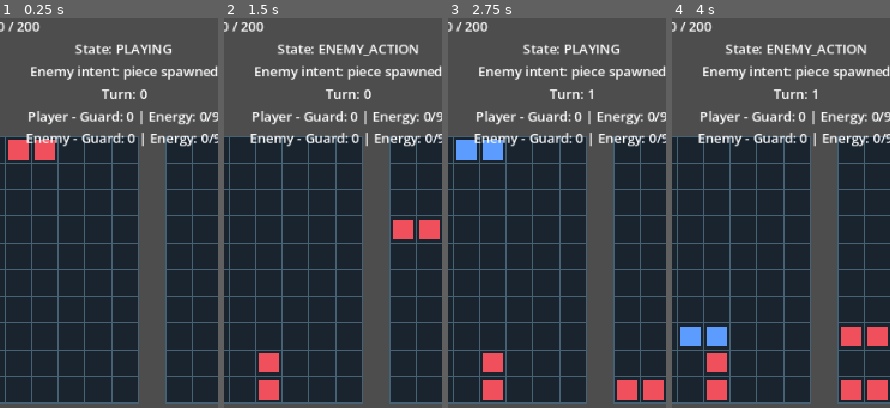
Above: before the commit, frames 1-4 (left to right).
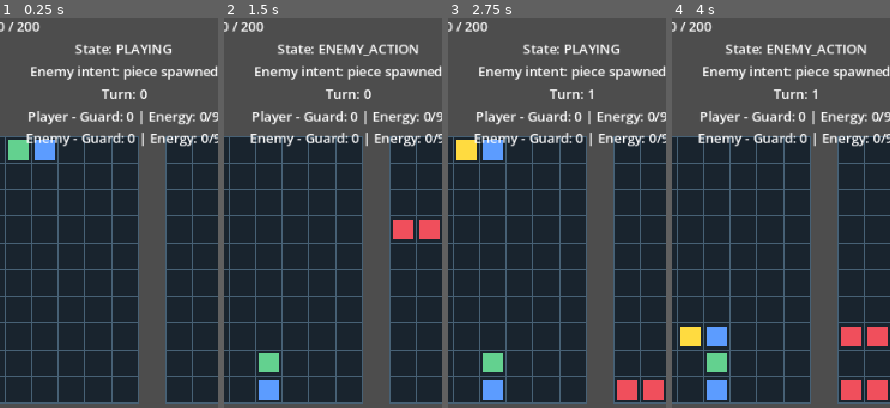
Above: after the commit, the same moments.

Repository: emarose/puzzle-fighter
Game: Godot game, scene res://scenes/main/Main.tscn
Same seed, same stepped clock (60 frames per second), same inputs: the game is played once before the commit and once after it.
Inputs:
- Up to frame 1 (0.25 s): no input
- Up to frame 2 (1.5 s): tap Enter at 0.5 s; hold Right 0.53-1.28 s; tap X at 0.6 s; tap Space at 0.77 s; hold Down from 1.28 s (still down); tap 1 at 1.35 s
- Up to frame 3 (2.75 s): tap Space at 1.52 s; release Down at 2.03 s; hold Right from 2.03 s (still down); tap 2 at 2.1 s
- Up to frame 4 (4 s): tap Space at 2.75, 3.02, 3.77 s; release Right at 2.78 s; hold Up 2.78-3.53 s; tap 3 at 2.85 s; hold Left from 3.53 s (still down); tap P at 3.6 s
The pictures show only the part of the screen within x 22-71%, y 0-50%; the shares and areas given below are measured in that part.

The runs differ from the first frame. In frame 1, 1.0% of the frame differs, in the area x 3-26%, y 31-37%; in frame 2, 0.9%; in frame 3, 1.4%, in the area x 3-26%, y 31-98%; in frame 4, 1.4%.

Commit message:
feat: random color blocks

Diff:
--- a/scripts/battle/BattleController.gd
+++ b/scripts/battle/BattleController.gd
@@ -12,7 +12,6 @@
 var active_piece: Piece
 var event_bus: EventBus
 var fall_timer: float = 0.0
-var next_color_index: int = 0
 var combat_manager: CombatManager = CombatManager.new()
 var skill_manager: SkillManager = SkillManager.new()
 
@@ -101,14 +100,6 @@
 	if enemy_board_manager != null:
 		enemy_board_manager.reset_board(Vector2i(6, 10))
 	_refresh_board_views()
-
-func _next_spawn_color() -> String:
-	var available_colors: Array[String] = battle_manager.player_character.available_colors
-	if available_colors.is_empty():
-		available_colors = ["red", "blue", "green", "yellow"]
-	var color_name: String = available_colors[next_color_index % available_colors.size()]
-	next_color_index += 1
-	return color_name
 
 func _refresh_board_views() -> void:
 	var player_board_view: Node2D = get_node_or_null("PlayerBoardContainer/BoardView")
@@ -244,13 +235,17 @@
 		if battle_manager.current_state == BattleManager.BattleState.VICTORY:
 			return
 
-func _spawn_piece(color_id: String = "") -> bool:
-	if board_manager == null:
-		return false
-
-	var resolved_color: String = color_id if not color_id.is_empty() else _next_spawn_color()
+func _spawn_piece() -> bool:
+	if board_manager == null or battle_manager == null:
+		return false
+
 	var spawn_position := Vector2i(1, 0)
-	active_piece = piece_spawner.create_piece(resolved_color, spawn_position, [Vector2i(0, 0), Vector2i(1, 0)])
+	active_piece = piece_spawner.create_random_piece(
+		battle_manager.player_character.available_colors,
+		spawn_position
+	)
+	if active_piece == null:
+		return false
 
 	if not board_manager.can_place_block_positions(active_piece.get_block_positions(), Vector2i.ZERO):
 		if battle_manager != null:
@@ -261,7 +256,7 @@
 	if event_bus != null:
 		event_bus.emit("piece_spawned", {
 			"piece_id": active_piece.id,
-			"color": active_piece.color_id,
+			"colors": active_piece.get_color_ids(),
 			"position": active_piece.logical_position,
 		})
 	if player_piece_view != null and player_piece_view.has_method("show_piece"):
@@ -343,10 +338,9 @@
 	if active_piece == null:
 		return false
 
-	var locked_positions: Array = board_manager.lock_piece(
-		active_piece.get_block_positions(),
-		Vector2i.ZERO,
-		active_piece.color_id,
+	var locked_positions: Array = board_manager.lock_piece_blocks(
+		active_piece.blocks,
+		active_piece.logical_position,
 		active_piece.id
 	)
 
@@ -357,7 +351,7 @@
 	if event_bus != null:
 		event_bus.emit("piece_locked", {
 			"piece_id": active_piece.id,
-			"color": active_piece.color_id,
+			"colors": active_piece.get_color_ids(),
 			"position": active_piece.logical_position,
 		})
 	if player_piece_view != null and player_piece_view.has_method("clear_piece"):
--- a/scripts/core/BoardManager.gd
+++ b/scripts/core/BoardManager.gd
@@ -109,6 +109,26 @@
 		locked_positions.append(world_position)
 
 	return locked_positions
+
+func lock_piece_blocks(blocks: Array, origin: Vector2i, piece_id: String = "") -> Array:
+	if blocks.size() != 2:
+		return []
+	var positions: Array = []
+	var colors: Array[String] = []
+	for block in blocks:
+		if typeof(block) != TYPE_DICTIONARY:
+			return []
+		var local_position: Variant = block.get("local_position", Vector2i.ZERO)
+		var color_id: String = str(block.get("color_id", ""))
+		if typeof(local_position) != TYPE_VECTOR2I or color_id.is_empty():
+			return []
+		positions.append(origin + local_position)
+		colors.append(color_id)
+	if not can_place_block_positions(positions):
+		return []
+	for index in range(positions.size()):
+		set_cell(positions[index], colors[index], piece_id)
+	return positions
 
 func apply_gravity() -> void:
 	for x in range(columns):
--- a/scripts/enemies/EnemyController.gd
+++ b/scripts/enemies/EnemyController.gd
@@ -111,8 +111,8 @@
 	for action in actions:
 		match str(action.get("name", "")):
 			"spawn":
-				success = _spawn_enemy_piece(str(planned_drop["color"]), int(action["start_column"]))
-				current_attack_preview = "dropping %s" % str(planned_drop["color"]).capitalize()
+				success = _spawn_enemy_piece(planned_drop["color_ids"], int(action["start_column"]))
+				current_attack_preview = "dropping %s" % _format_colors(planned_drop["color_ids"])
 			"move":
 				while active_piece != null and active_piece.logical_position.x != int(planned_drop["column"]):
 					var horizontal_step: int = 1 if active_piece.logical_position.x < int(planned_drop["column"]) else -1
@@ -135,7 +135,7 @@
 				if cascade_result.total_blocks_destroyed > 0:
 					_resolve_enemy_matches(cascade_result)
 				else:
-					current_attack_preview = "locked %s, no match" % str(planned_drop["color"]).capitalize()
+					current_attack_preview = "locked %s, no match" % _format_colors(planned_drop["color_ids"])
 			_:
 				success = false
 		if not success:
@@ -159,22 +159,24 @@
 	var best_plan: Dictionary = {}
 	var best_score: int = -2147483648
 	for shape in [preferred_shape, alternate_shape]:
-		for color_id in available_colors:
-			for column in range(enemy_board_manager.columns):
-				var landing_origin: Vector2i = _find_landing_origin(column, shape)
-				if landing_origin.x < 0:
-					continue
-				var positions: Array = _positions_for_piece(landing_origin, shape)
-				var score: int = _count_matching_neighbors(color_id, positions) * pattern.match_priority
-				if color_id == preferred_color:
-					score += pattern.color_preference
-				if column == preferred_column:
-					score += pattern.column_preference
-				if shape == preferred_shape:
-					score += pattern.shape_preference
-				if score > best_score:
-					best_score = score
-					best_plan = {"color": color_id, "column": column, "shape": shape}
+		for first_color in available_colors:
+			for second_color in available_colors:
+				var color_ids: Array[String] = [first_color, second_color]
+				for column in range(enemy_board_manager.columns):
+					var landing_origin: Vector2i = _find_landing_origin(column, shape)
+					if landing_origin.x < 0:
+						continue
+					var positions: Array = _positions_for_piece(landing_origin, shape)
+					var score: int = _count_matching_neighbors(color_ids, positions) * pattern.match_priority
+					if first_color == preferred_color:
+						score += pattern.color_preference
+					if column == preferred_column:
+						score += pattern.column_preference
+					if shape == preferred_shape:
+						score += pattern.shape_preference
+					if score > best_score:
+						best_score = score
+						best_plan = {"color_ids": color_ids, "column": column, "shape": shape}
 	return best_plan
 
 func _find_landing_origin(column: int, shape: Array) -> Vector2i:
@@ -191,9 +193,10 @@
 		positions.append(origin + offset)
 	return positions
 
-func _count_matching_neighbors(color_id: String, positions: Array) -> int:
+func _count_matching_neighbors(color_ids: Array[String], positions: Array) -> int:
 	var count: int = 0
-	for position in positions:
+	for index in range(positions.size()):
+		var position: Vector2i = positions[index]
 		for direction in [Vector2i.LEFT, Vector2i.RIGHT, Vector2i.UP, Vector2i.DOWN]:
 			var neighbor_position: Vector2i = position + direction
 			if positions.has(neighbor_position):
@@ -201,12 +204,20 @@
 			if not enemy_board_manager.is_within_bounds(neighbor_position):
 				continue
 			var neighbor: BoardCell = enemy_board_manager.get_cell(neighbor_position)
-			if not neighbor.is_empty and neighbor.color_id == color_id:
+			if not neighbor.is_empty and neighbor.color_id == color_ids[index]:
 				count += 1
 	return count
 
-func _spawn_enemy_piece(color_id: String, column: int) -> bool:
-	active_piece = enemy_piece_spawner.create_piece(color_id, Vector2i(column, 0))
+func _format_colors(color_ids: Array) -> String:
+	var labels: PackedStringArray = []
+	for color_id in color_ids:
+		labels.append(str(color_id))
+	return " + ".join(labels)
+
+func _spawn_enemy_piece(color_ids: Array, column: int) -> bool:
+	active_piece = enemy_piece_spawner.create_piece_with_colors(color_ids, Vector2i(column, 0))
+	if active_piece == null:
+		return false
 	if not enemy_board_manager.can_place_block_positions(active_piece.get_block_positions()):
 		active_piece = null
 		return false
@@ -214,7 +225,7 @@
 	enemy_piece_view.show_piece(active_piece)
 	var event_bus: EventBus = EventBus.get_instance()
 	if event_bus != null:
-		event_bus.emit("piece_spawned", {"actor_id": enemy_state.actor_id, "piece_id": active_piece.id, "color": color_id, "position": active_piece.logical_position})
+		event_bus.emit("piece_spawned", {"actor_id": enemy_state.actor_id, "piece_id": active_piece.id, "colors": active_piece.get_color_ids(), "position": active_piece.logical_position})
 	return true
 
 func _try_move_down() -> bool:
@@ -267,22 +278,22 @@
 func _lock_active_piece() -> bool:
 	if active_piece == null:
 		return false
-	var locked_positions: Array = enemy_board_manager.lock_piece(
-		active_piece.get_block_positions(),
-		Vector2i.ZERO,
-		active_piece.color_id,
+	var locked_positions: Array = enemy_board_manager.lock_piece_blocks(
+		active_piece.blocks,
+		active_piece.logical_position,
 		active_piece.id
 	)
 	if locked_positions.is_empty():
 		return false
 	active_piece.lock()
 	var locked_piece_id: String = active_piece.id
+	var locked_colors: Array[String] = active_piece.get_color_ids()
 	active_piece = null
 	enemy_piece_view.clear_piece()
 	_refresh_enemy_board()
 	var event_bus: EventBus = EventBus.get_instance()
 	if event_bus != null:
-		event_bus.emit("piece_locked", {"actor_id": enemy_state.actor_id, "piece_id": locked_piece_id, "positions": locked_positions})
+		event_bus.emit("piece_locked", {"actor_id": enemy_state.actor_id, "piece_id": locked_piece_id, "positions": locked_positions, "colors": locked_colors})
 	return true
 
 func _resolve_enemy_matches(cascade_result: CascadeManager.CascadeResult) -> void:
--- a/scripts/pieces/Piece.gd
+++ b/scripts/pieces/Piece.gd
@@ -66,5 +66,16 @@
 		positions.append(logical_position + local_position)
 	return positions
 
+func get_block_color(index: int) -> String:
+	if index < 0 or index >= blocks.size():
+		return ""
+	return str(blocks[index].get("color_id", color_id))
+
+func get_color_ids() -> Array[String]:
+	var colors: Array[String] = []
+	for index in range(blocks.size()):
+		colors.append(get_block_color(index))
+	return colors
+
 func get_block_count() -> int:
 	return blocks.size()
--- a/scripts/pieces/PieceSpawner.gd
+++ b/scripts/pieces/PieceSpawner.gd
@@ -2,20 +2,47 @@
 extends RefCounted
 
 var next_piece_id: int = 0
+var rng: RandomNumberGenerator = RandomNumberGenerator.new()
+
+func _init() -> void:
+	rng.randomize()
 
 func create_piece(color_id: String, logical_position: Vector2i = Vector2i.ZERO, shape: Array = [Vector2i(0, 0), Vector2i(1, 0)]) -> Piece:
+	return create_piece_with_colors([color_id, color_id], logical_position, shape)
+
+func create_random_piece(available_colors: Array, logical_position: Vector2i = Vector2i.ZERO, shape: Array = [Vector2i(0, 0), Vector2i(1, 0)]) -> Piece:
+	var valid_colors: Array[String] = []
+	for color_id in available_colors:
+		if typeof(color_id) == TYPE_STRING and not color_id.is_empty():
+			valid_colors.append(color_id)
+	if valid_colors.is_empty():
+		push_error("PieceSpawner cannot create a random piece without any available colors.")
+		return null
+	var color_ids: Array[String] = [
+		valid_colors[rng.randi_range(0, valid_colors.size() - 1)],
+		valid_colors[rng.randi_range(0, valid_colors.size() - 1)],
+	]
+	return create_piece_with_colors(color_ids, logical_position, shape)
+
+func create_piece_with_colors(color_ids: Array, logical_position: Vector2i = Vector2i.ZERO, shape: Array = [Vector2i.ZERO, Vector2i.RIGHT]) -> Piece:
+	if shape.size() != 2 or color_ids.size() != shape.size():
+		push_error("PieceSpawner requires exactly two block positions and exactly two block colors.")
+		return null
 	var blocks: Array = []
 	for index in range(shape.size()):
 		var offset: Vector2i = shape[index]
+		if typeof(color_ids[index]) != TYPE_STRING or str(color_ids[index]).is_empty():
+			push_error("PieceSpawner requires a non-empty color ID for each block.")
+			return null
 		blocks.append({
-			"color_id": color_id,
+			"color_id": color_ids[index],
 			"type": "pair",
 			"owner_piece": "",
 			"local_position": offset,
 			"state": "active",
 		})
 
-	var piece := Piece.new("piece_%d" % next_piece_id, color_id, logical_position, blocks)
+	var piece := Piece.new("piece_%d" % next_piece_id, str(color_ids[0]), logical_position, blocks)
 	piece.container_piece = "pair"
 	next_piece_id += 1
 	return piece
--- a/scripts/pieces/PieceView.gd
+++ b/scripts/pieces/PieceView.gd
@@ -16,10 +16,11 @@
 	if piece == null:
 		return
 
-	for block in piece.blocks:
+	for index in range(piece.blocks.size()):
+		var block: Dictionary = piece.blocks[index]
 		var local_position: Vector2i = block.get("local_position", Vector2i.ZERO)
 		var world_position: Vector2i = piece.logical_position + local_position
-		var color: Color = color_for_id(piece.color_id)
+		var color: Color = color_for_id(piece.get_block_color(index))
 		var rect := Rect2(
 			Vector2(world_position.x * cell_size.x + 4, world_position.y * cell_size.y + 4),
 			cell_size - Vector2(8, 8)
--- /dev/null
+++ b/tests/PieceSpawner_test.gd
@@ -0,0 +1,46 @@
+extends SceneTree
+
+func _init() -> void:
+	var spawner: PieceSpawner = PieceSpawner.new()
+	spawner.rng.seed = 314159
+	var available_colors: Array[String] = ["red", "blue", "green", "yellow"]
+	var generated_mixed_pair: bool = false
+
+	for _index in range(32):
+		var random_piece: Piece = spawner.create_random_piece(available_colors)
+		assert(random_piece != null)
+		assert(random_piece.get_block_count() == 2)
+		assert(available_colors.has(random_piece.get_block_color(0)))
+		assert(available_colors.has(random_piece.get_block_color(1)))
+		if random_piece.get_block_color(0) != random_piece.get_block_color(1):
+			generated_mixed_pair = true
+	assert(generated_mixed_pair)
+
+	var mixed_piece: Piece = spawner.create_piece_with_colors(
+		["red", "blue"],
+		Vector2i(1, 1)
+	)
+	var board: BoardManager = BoardManager.new()
+	board.reset_board(Vector2i(6, 10))
+	var locked_positions: Array = board.lock_piece_blocks(
+		mixed_piece.blocks,
+		mixed_piece.logical_position,
+		mixed_piece.id
+	)
+	assert(locked_positions.size() == 2)
+	assert(board.get_cell(Vector2i(1, 1)).color_id == "red")
+	assert(board.get_cell(Vector2i(2, 1)).color_id == "blue")
+
+	var invalid_piece: Piece = spawner.create_piece_with_colors(
+		["green", "yellow"],
+		Vector2i(5, 9)
+	)
+	assert(board.lock_piece_blocks(invalid_piece.blocks, invalid_piece.logical_position).is_empty())
+	assert(board.is_cell_empty(Vector2i(5, 9)))
+
+	var legacy_piece: Piece = spawner.create_piece("green")
+	assert(legacy_piece.get_block_color(0) == "green")
+	assert(legacy_piece.get_block_color(1) == "green")
+
+	print("PieceSpawner_test passed")
+	quit()
Not shown, added: tests/PieceSpawner_test.gd.uid
Not shown, changed: godot-puzzle-fighter-roadmap.md
